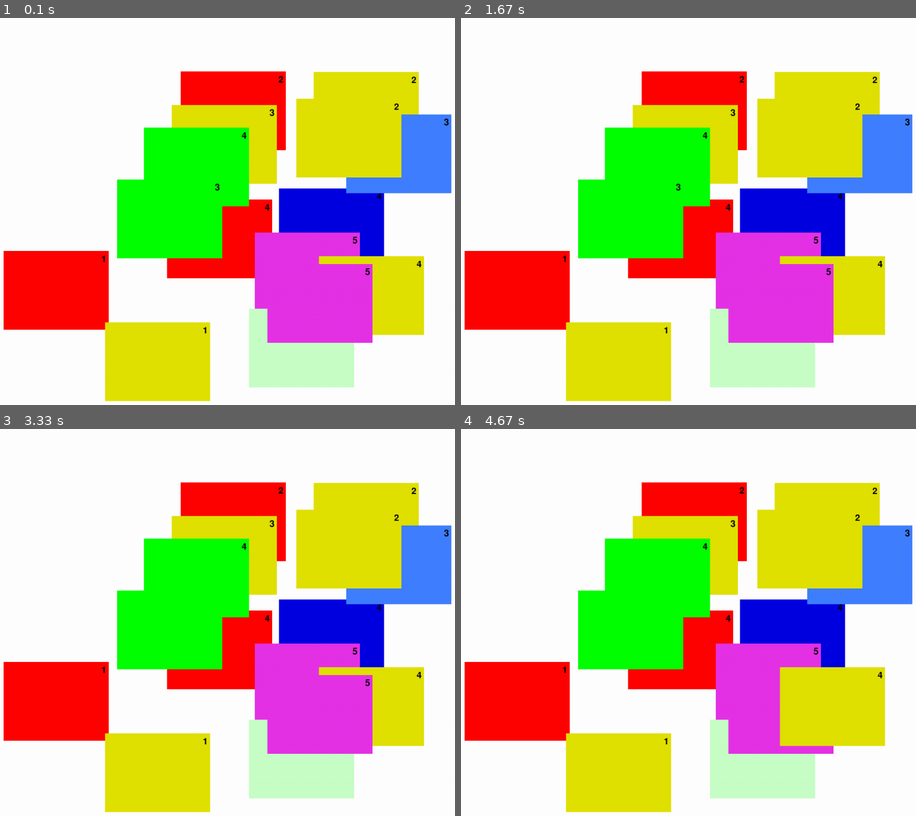
Above: before the commit, frames 1-4 (two rows, left to right).
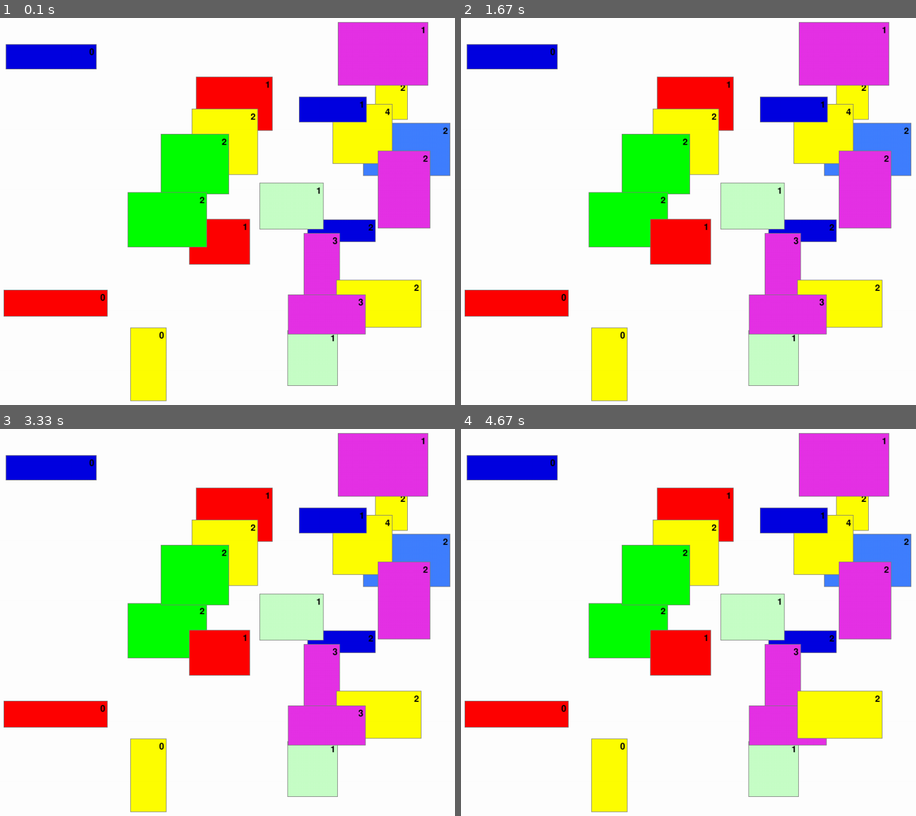
Above: after the commit, the same moments.

Repository: StanislavBeskaev/pygame_practice
Game: pygame game, started from learning/7_font/movable_mouse_rect.py
Same seed, same stepped clock (60 frames per second), same inputs: the game is played once before the commit and once after it.
Inputs (mouse positions are in pixels of both pictures, inside the frame that each line leads up to):
- Up to frame 1 (0.1 s): no input
- Up to frame 2 (1.67 s): click (656, 226) at 0.38 s; click (679, 234) at 0.72 s
- Up to frame 3 (3.33 s): click (200, 552) at 3.05 s
- Up to frame 4 (4.67 s): click (865, 726) at 3.88 s

The runs differ from the first frame. In frame 1, 41% of the frame differs, in the area x 0-100%, y 1-100%; in frame 2, 41%; in frame 3, 41%; in frame 4, 43%.

Commit message:
Передвигаемый мышкой прямоугольник Произвольный размер прямоугольников, параметры размеров и количество вынесены в константы

Diff:
--- a/learning/7_font/movable_mouse_rect.py
+++ b/learning/7_font/movable_mouse_rect.py
@@ -14,7 +14,12 @@
 HEIGHT = 768
 
 last_mouse_pressed_position: PGPoint
-movable_rects: list["MovableMouseRect"]
+movable_rects: list["MovableMouseRect"] = []
+RECT_COUNT = 20
+RECT_MIN_WIDTH = 60
+RECT_MAX_WIDTH = 200
+RECT_MIN_HEIGHT = 40
+RECT_MAX_HEIGHT = 150
 
 
 class MovableMouseRect:
@@ -44,7 +49,8 @@
             self._stop_moving()
 
         self._calculate_intersection_count()
-        self.surface.fill(self._color)
+        self.surface.fill(colors.GRAY)
+        self.surface.fill(self._color, self.surface.get_rect().inflate(-2, -2))
         self._display_intersection_count()
 
     def _need_start_moving(self) -> bool:
@@ -104,11 +110,8 @@
     return Point.build_from_tuple(pg.mouse.get_pos())
 
 
-def init_movable_rects() -> None:
+def fill_movable_rects() -> None:
     global movable_rects
-    rect_width = 200
-    rect_height = 150
-    rect_count = 15
 
     available_colors = (
         colors.GREEN,
@@ -120,16 +123,19 @@
         colors.LIGHT_BLUE,
     )
 
-    movable_rects = [
-        MovableMouseRect(
-            color=random.choice(available_colors),
-            width=rect_width,
-            height=rect_height,
-            x=random.randint(0, WIDTH - rect_width),
-            y=random.randint(0, HEIGHT - rect_height),
+    for _ in range(RECT_COUNT):
+        rect_width = random.randint(RECT_MIN_WIDTH, RECT_MAX_WIDTH)
+        rect_height = random.randint(RECT_MIN_HEIGHT, RECT_MAX_HEIGHT)
+
+        movable_rects.append(
+            MovableMouseRect(
+                color=random.choice(available_colors),
+                width=rect_width,
+                height=rect_height,
+                x=random.randint(0, WIDTH - rect_width),
+                y=random.randint(0, HEIGHT - rect_height),
+            )
         )
-        for _ in range(rect_count)
-    ]
 
 
 def is_any_movable_rect_moving() -> bool:
@@ -145,9 +151,7 @@
     sc = pg.display.set_mode((WIDTH, HEIGHT))
     sc.fill(colors.WHITE)
 
-    init_movable_rects()
-    for movable_rect in movable_rects:
-        sc.blit(movable_rect.surface, movable_rect.rect)
+    fill_movable_rects()
 
     pg.display.update()
     clock = Clock()
@@ -157,11 +161,12 @@
             if event.type == pg.QUIT:
                 return
 
-            if event.type == pg.MOUSEBUTTONDOWN and event.button == 1:
+            if event.type == pg.MOUSEBUTTONDOWN and event.button == pg.BUTTON_LEFT:
                 last_mouse_pressed_position = pg.mouse.get_pos()
 
         sc.fill(colors.WHITE)
 
+        # В обратном порядке, что бы сначала двигались прямоугольники на переднем фоне
         for movable_rect in movable_rects[::-1]:
             movable_rect.update()
 
--- a/learning/colors.py
+++ b/learning/colors.py
@@ -5,6 +5,6 @@
 BLUE = (0, 0, 225)
 GRAY = (125, 125, 125)
 LIGHT_BLUE = (64, 128, 255)
-YELLOW = (225, 225, 0)
+YELLOW = (255, 255, 0)
 PINK = (230, 50, 230)
 LIGHT_GREEN = (200, 255, 200)
